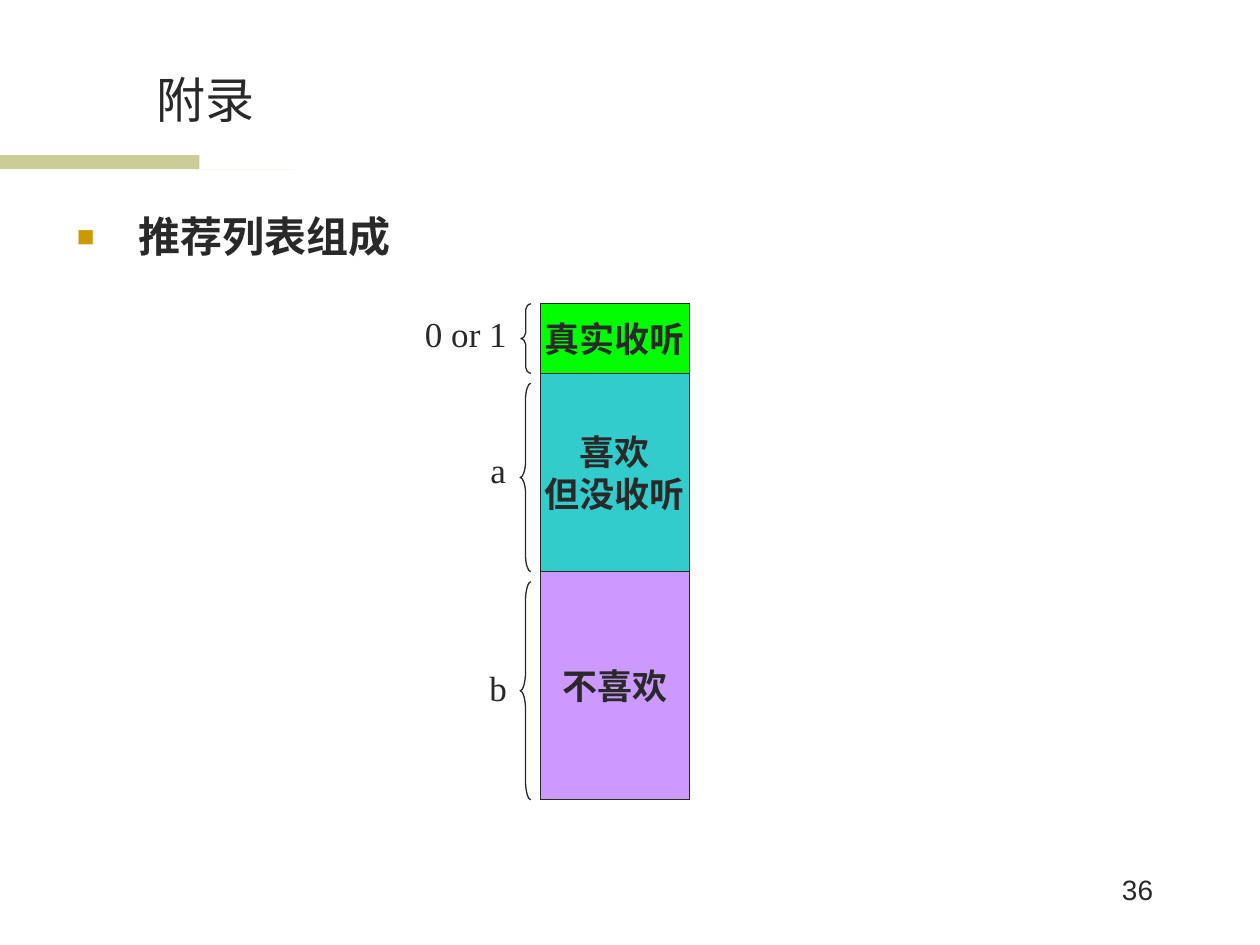
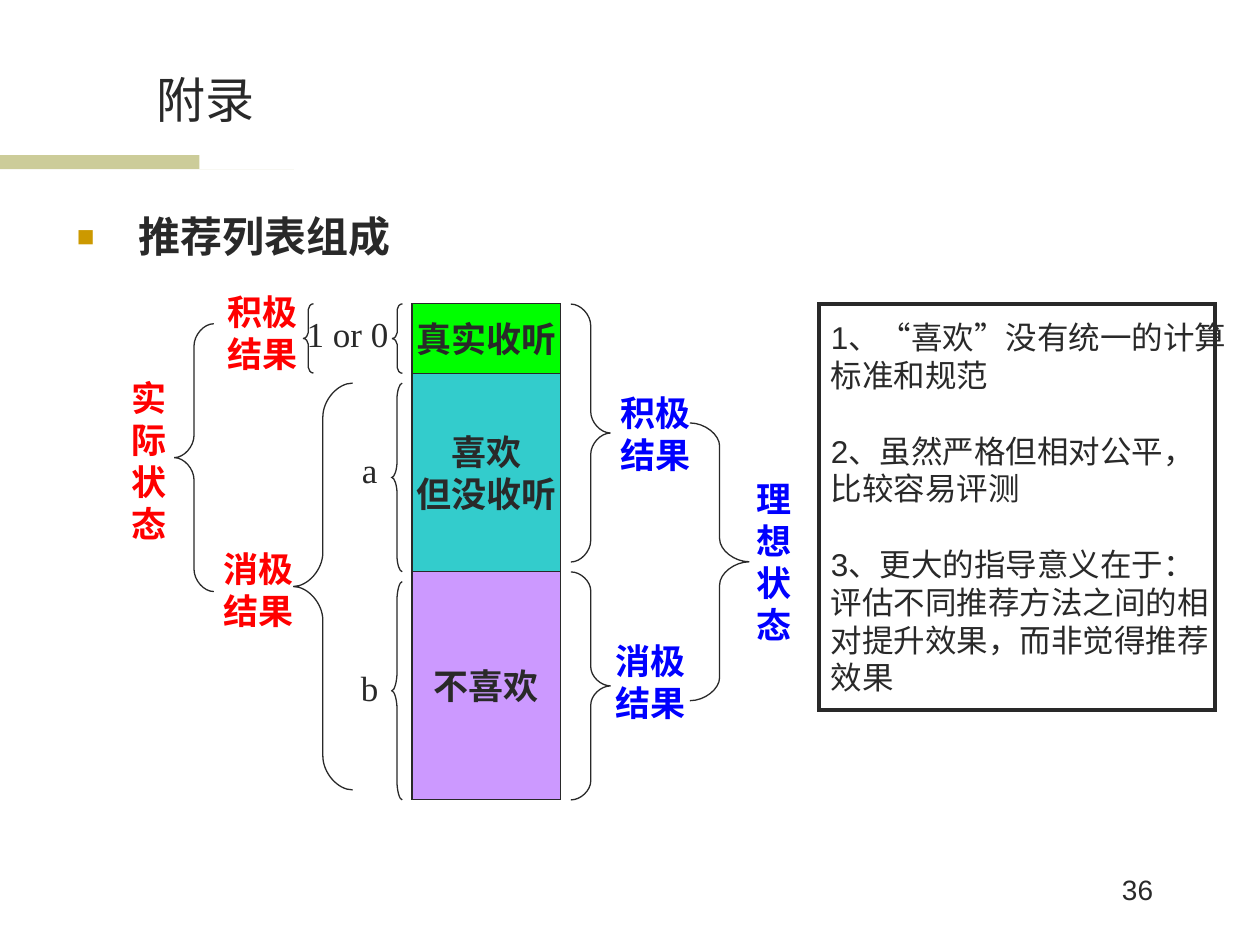
Before and after one commit to wwssttt/NJUThesis, a slide deck: slide 36 of 答辩准备/一种基于时间序列分析的个性化音乐推荐系统及其实现.ppt. Drawn at 1260x945 pixels with LibreOffice and Linux fonts; fonts in the diff are those of the drawing; background and template pictures are left out. Boxes give left, top, right and bottom in pixels: in the first picture for what was removed or moved away, otherwise in the second. Text is boxed around its words. In the diff, an @@ line names an element or a change of style, - is before the commit and + after.

```diff
--- a/答辩准备/一种基于时间序列分析的个性化音乐推荐系统及其实现.ppt
+++ b/答辩准备/一种基于时间序列分析的个性化音乐推荐系统及其实现.ppt
@@ text at (x1=307, y1=320, x2=389, y2=355): text changed @@
-0 or 1
+1 or 0
@@ rectangle added at (x1=819, y1=304, x2=1216, y2=711), outline #292929 2.24 pt, 18 pt, text #292929 @@
+1、“喜欢”没有统一的计算
+标准和规范
+2、虽然严格但相对公平，
+比较容易评测
+3、更大的指导意义在于：
+评估不同推荐方法之间的相
+对提升效果，而非觉得推荐
+效果
@@ group added at (x1=132, y1=295, x2=353, y2=790): 3 freeform shapes, 3 texts @@
+消极
+结果
+积极
+结果
+实
+际
+状
+态
@@ group added at (x1=571, y1=304, x2=792, y2=800): 3 freeform shapes, 3 texts @@
+积极
+结果
+消极
+结果
+理
+想
+状
+态
@@ 3 rectangles, 3 freeform shapes, 2 texts moved together from (x1=489, y1=304, x2=689, y2=800) to (x1=361, y1=304, x2=561, y2=800) @@
```
Also in this commit, not shown: 11 other slides changed.
